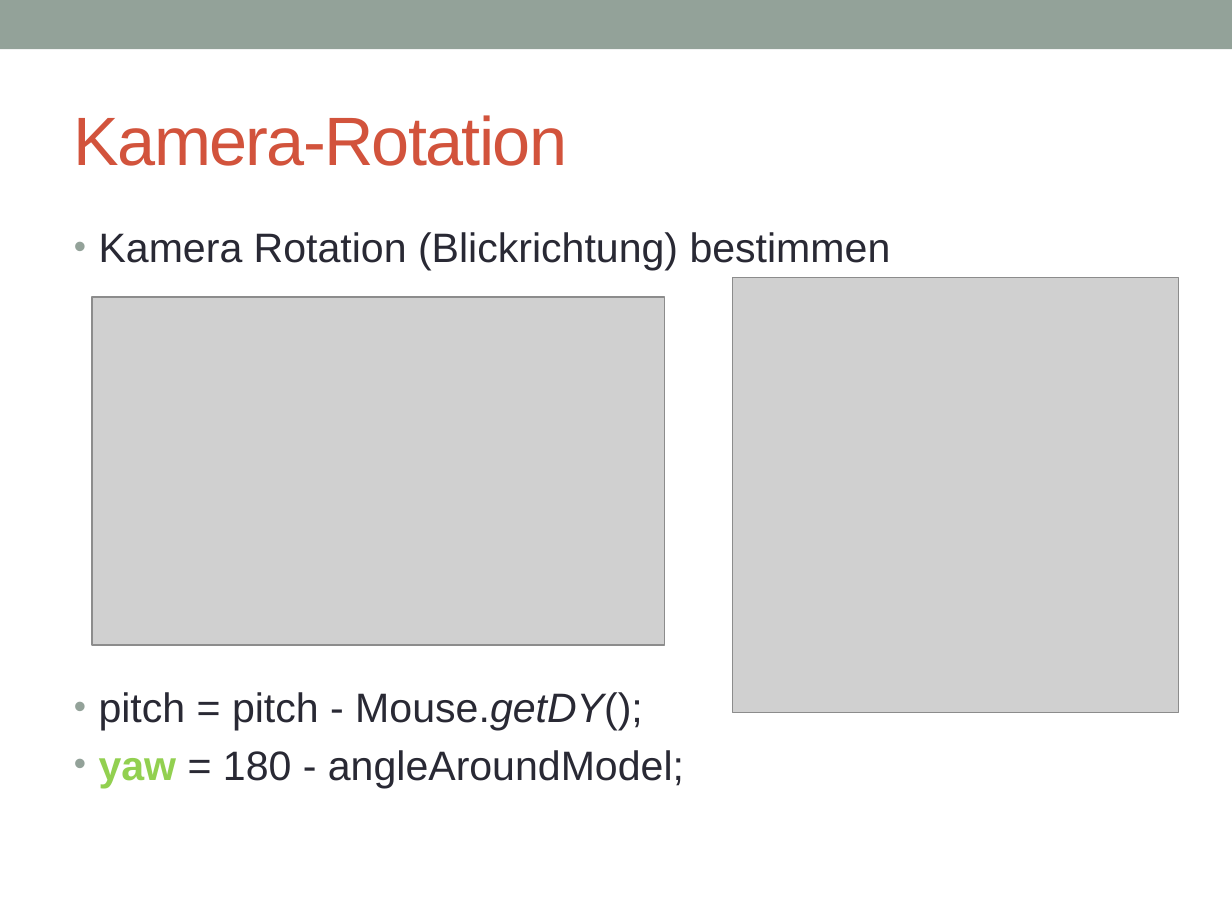
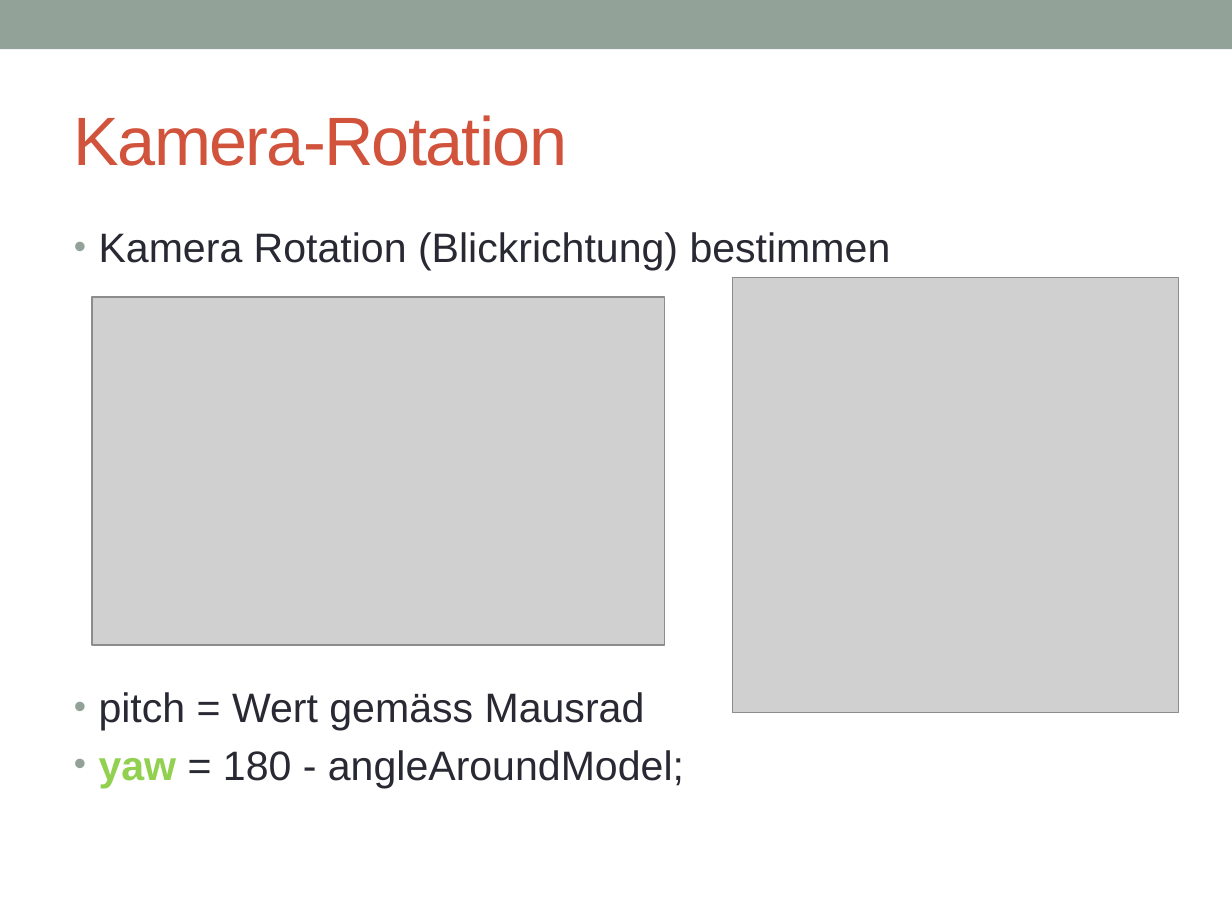
Before and after one commit to joe1990/OpenGl3DModelViewer, a slide deck: slide 9 of präsi-projekt-obj-geom.pptx (slide 8 before the commit). Drawn at 1232x924 pixels with LibreOffice and Linux fonts; fonts in the diff are those of the drawing; grey boxes stand for pictures. Boxes give left, top, right and bottom in pixels: in the first picture for what was removed or moved away, otherwise in the second. Text is boxed around its words. In the diff, an @@ line names an element or a change of style, - is before the commit and + after.

```diff
--- a/präsi-projekt-obj-geom.pptx
+++ b/präsi-projekt-obj-geom.pptx
@@ text at box(99, 692, 645, 730): text changed @@
-• pitch = pitch - Mouse.getDY();
+• pitch = Wert gemäss Mausrad
```
Also in this commit, not shown: 3 other slides changed, 1 slide added.
